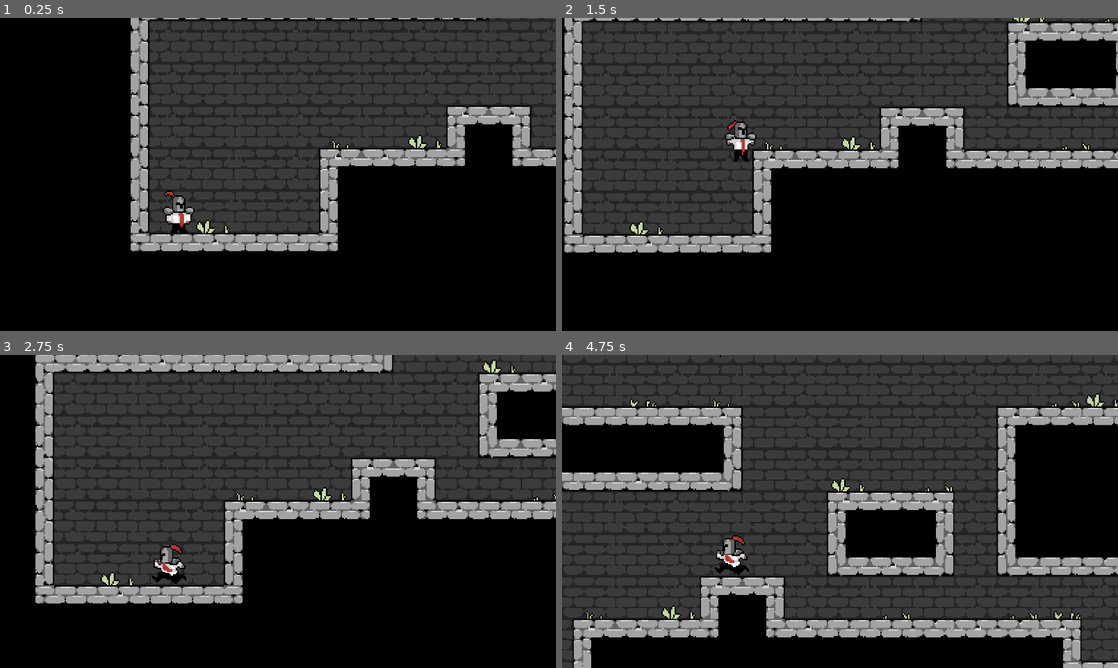
Above: before the commit, frames 1-4 (two rows, left to right).
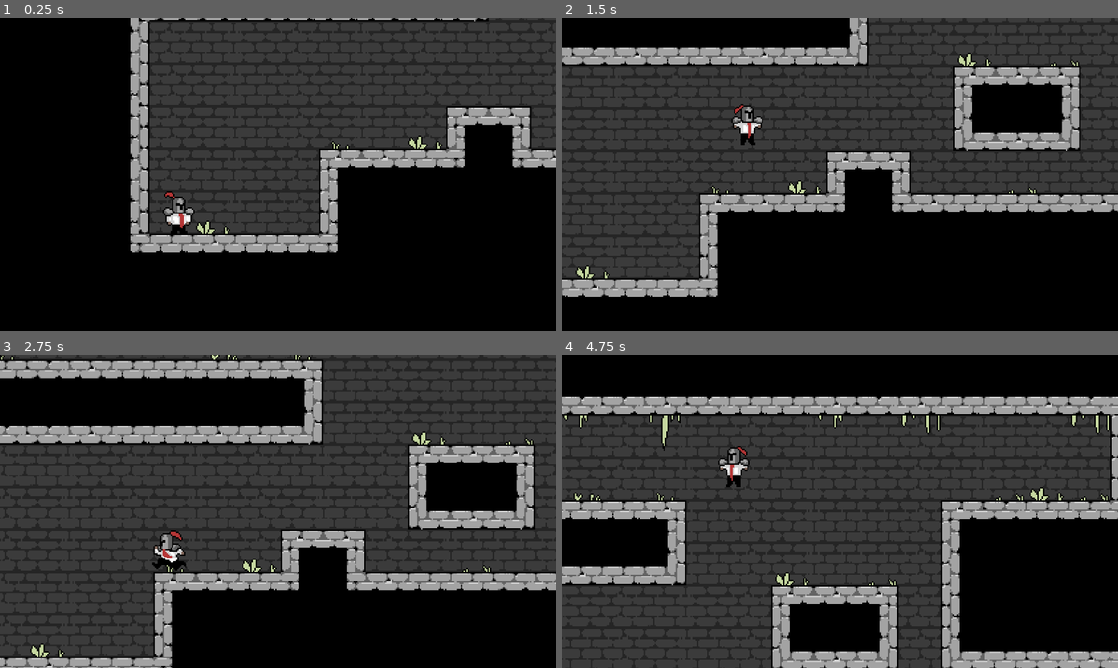
Above: after the commit, the same moments.

Repository: joshuatehrlich/overtime-knight
Game: Godot game, scene res://scenes/main.tscn
Same seed, same stepped clock (60 frames per second), same inputs: the game is played once before the commit and once after it.
Inputs:
- Up to frame 1 (0.25 s): no input
- Up to frame 2 (1.5 s): hold D (right) from 0.53 s (still down); tap Space (jump) at 0.6, 0.77, 1.07, 1.35 s
- Up to frame 3 (2.75 s): tap Space (jump) at 1.52, 1.82, 2.1 s; release D (right) at 2.03 s; hold A (left) from 2.03 s (still down)
- Up to frame 4 (4.75 s): release A (left) at 2.78 s; hold D (right) 2.78-4.28 s; tap Space (jump) at 2.85, 3.02, 3.32, 3.6, 3.77, 4.07, 4.35, 4.52 s; hold A (left) from 4.28 s (still down)

The runs differ from the first frame. In frame 1, 2.5% of the frame differs, in the area x 23-100%, y 0-75%; in frame 2, 40%; in frame 3, 53%; in frame 4, 71%, in the area x 0-100%, y 0-100%.

Commit message:
tweak jump and fall speed

Diff:
--- a/scenes/player.tscn
+++ b/scenes/player.tscn
@@ -145,7 +145,6 @@
 [node name="Sprite2D" type="Sprite2D" parent="."]
 texture = ExtResource("1_q0pug")
 hframes = 10
-frame = 1
 
 [node name="CollisionShape2D" type="CollisionShape2D" parent="."]
 position = Vector2(0, 2)
--- a/scripts/player.gd
+++ b/scripts/player.gd
@@ -11,8 +11,8 @@
 
 # Jump implmentation courtesy of: https://www.youtube.com/watch?v=fE8f5-ZHD_k
 var jump_height = 75
-var jump_up_time =  0.3 #jump_up_timer.wait_time
-var jump_fall_time = 0.2
+var jump_up_time =  0.5 #jump_up_timer.wait_time
+var jump_fall_time = 0.35
 
 @onready var jump_velocity : float = ((2.0 * jump_height) / jump_up_time) * -1.0
 @onready var jump_gravity : float = ((-2.0 * jump_height) / (jump_up_time * jump_up_time)) * -1.0
